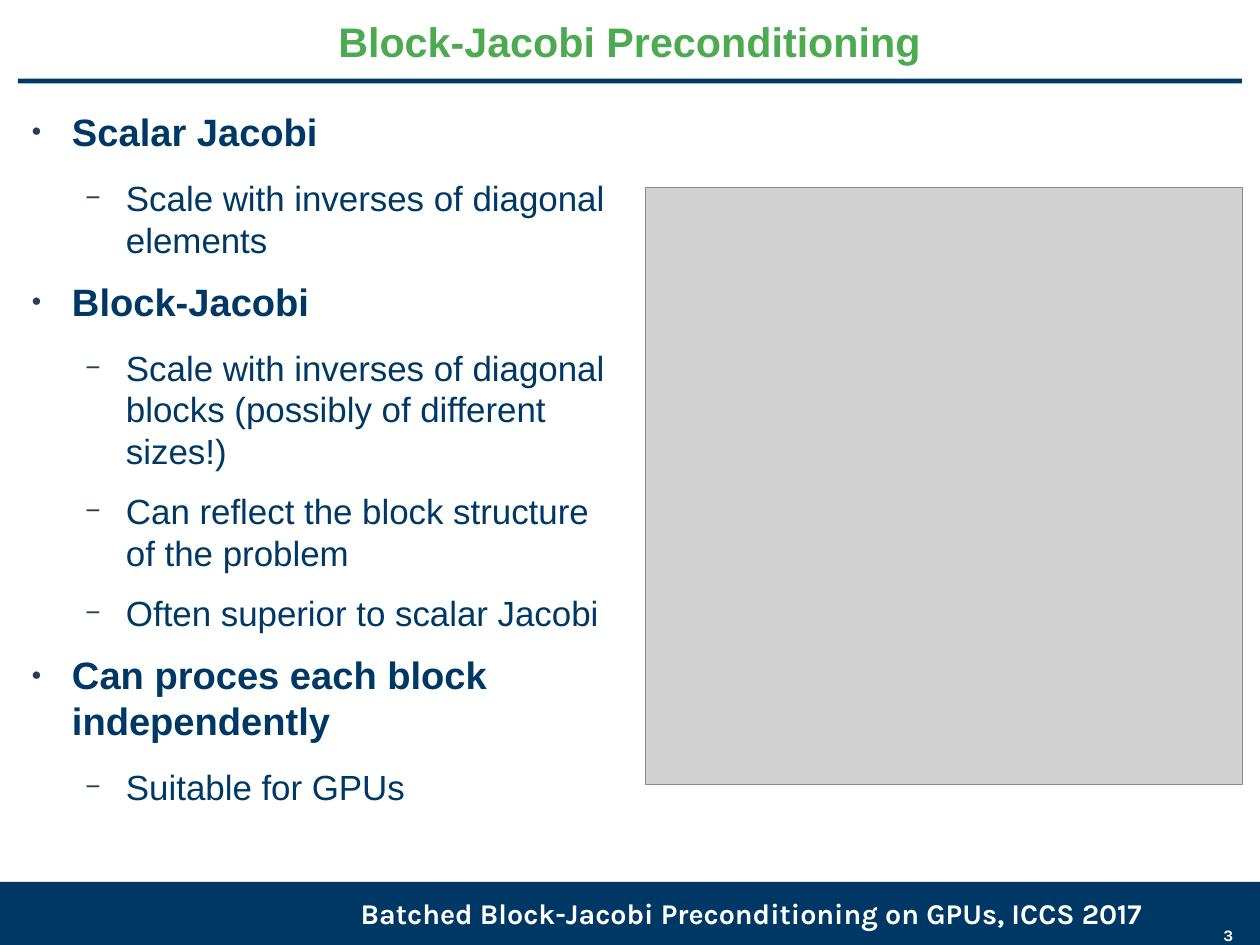
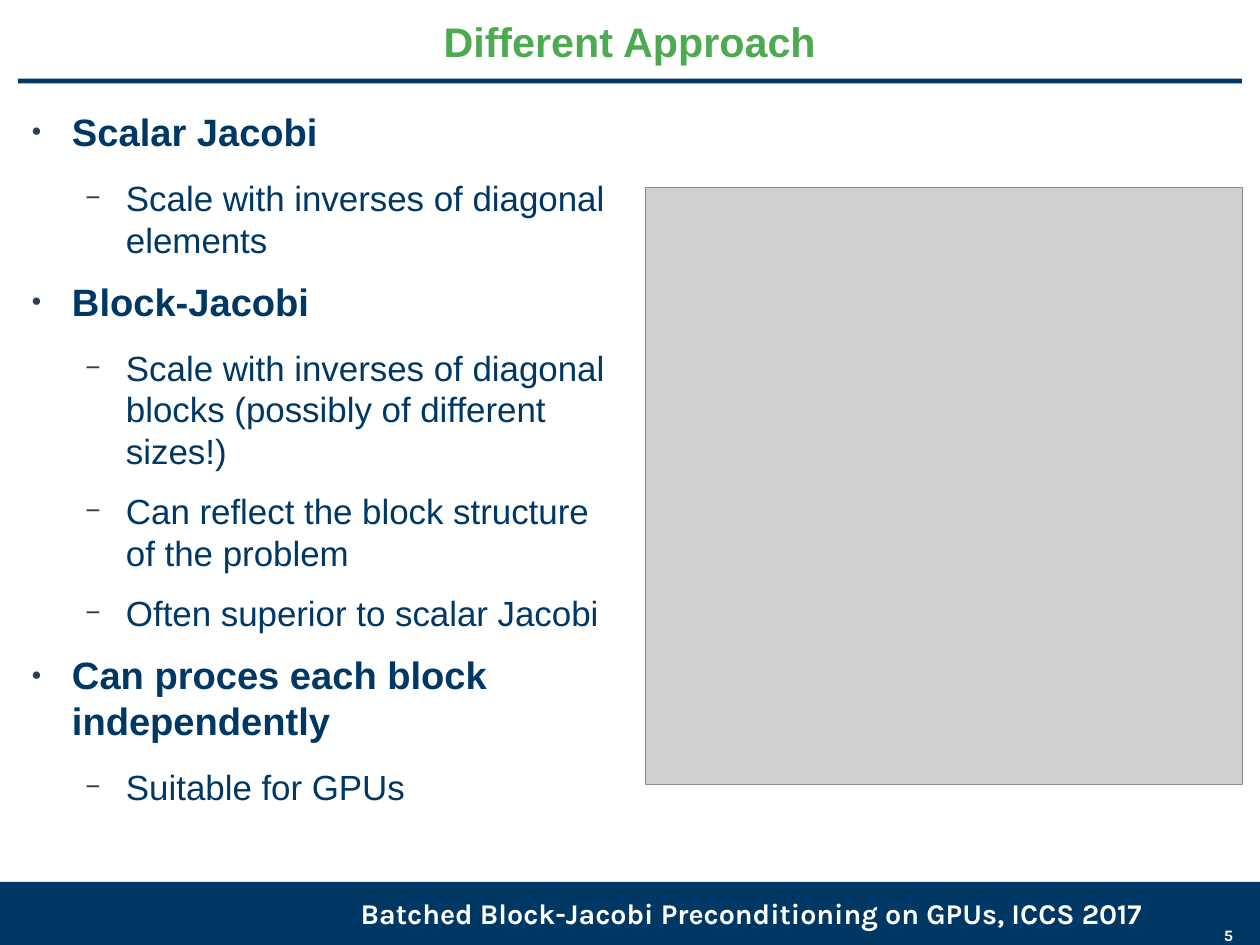
Before and after one commit to gflegar/talks, a slide deck: slide 5 of iccs_2017/slides.odp (slide 3 before the commit). Drawn at 1260x945 pixels with LibreOffice and Linux fonts; fonts in the diff are those of the drawing; grey boxes stand for pictures; background and template pictures are left out. Boxes give left, top, right and bottom in pixels: in the first picture for what was removed or moved away, otherwise in the second. Text is boxed around its words. In the diff, an @@ line names an element or a change of style, - is before the commit and + after.

```diff
--- a/iccs_2017/slides.odp
+++ b/iccs_2017/slides.odp
@@ title at (x1=444, y1=27, x2=816, y2=65): text changed @@
-Block-Jacobi Preconditioning
+Different Approach
@@ page number at (x1=1224, y1=930, x2=1233, y2=942): text changed @@
-3
+5
```
Also in this commit, not shown: 5 other slides changed, 1 slide added, 2 slides removed.
